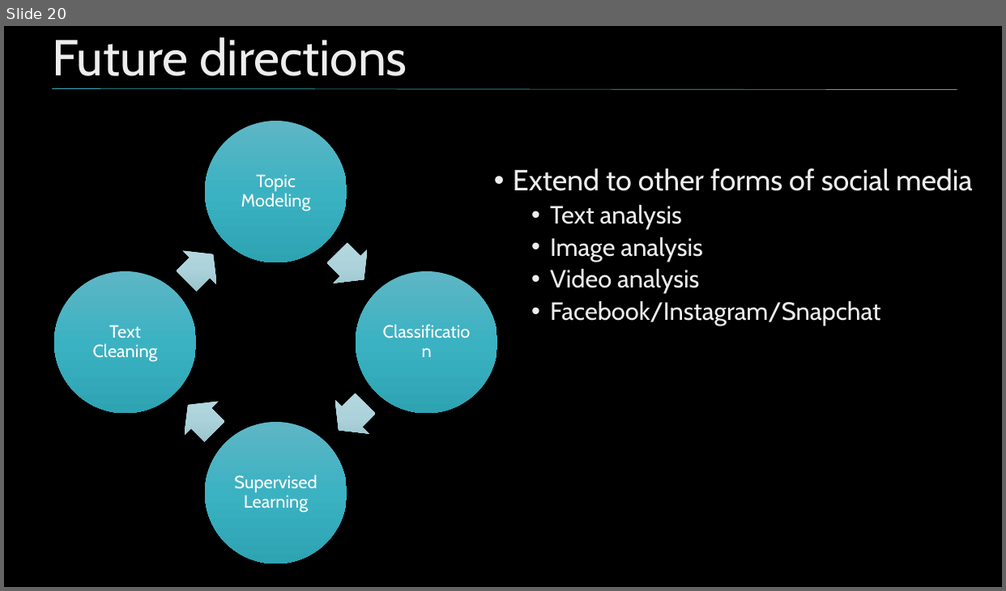
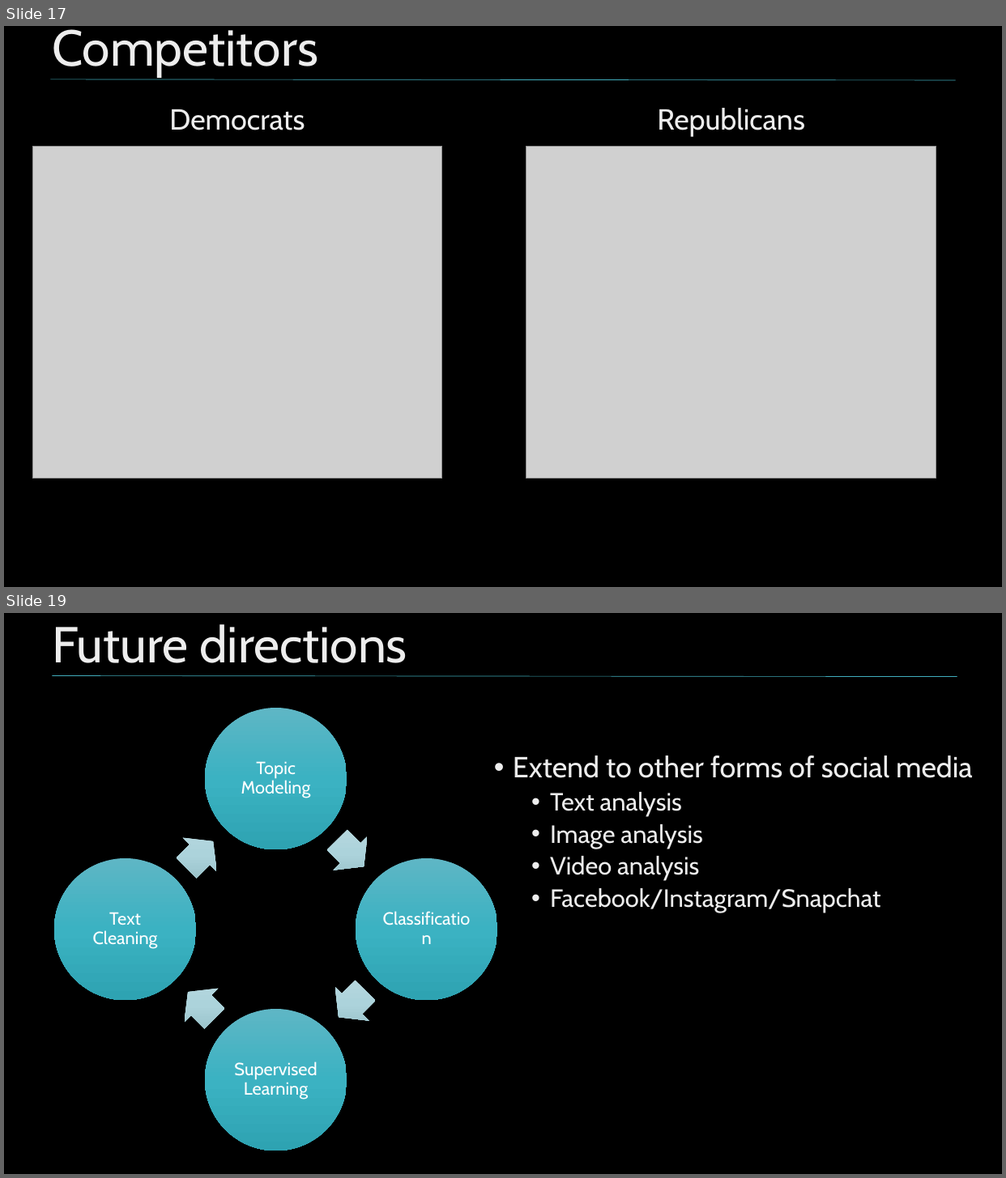
Before and after one commit to nycdatasci/bootcamp009_project, a slide deck: Project4-Capstone/MHD_Capstone/MHD_Twitter_Clustering.pptx. Shown one above the other, each under a label of ours: slide 20 before the commit, slides 17 and 19 after it; the slides between them are not shown. The pictures are 1006x591 and 1006x1178 pixels, drawn with LibreOffice and Linux fonts; fonts in the diff are those of the drawing; grey boxes stand for pictures; background and template pictures are left out. Boxes give left, top, right and bottom in pixels: in the first picture for what was removed or moved away, otherwise in the second. Text is boxed around its words. In the diff, an @@ line names an element or a change of style, - is before the commit and + after.

```diff
--- a/Project4-Capstone/MHD_Capstone/MHD_Twitter_Clustering.pptx
+++ b/Project4-Capstone/MHD_Capstone/MHD_Twitter_Clustering.pptx
@@ slide 17 added at <box>4,26,1002,587</box>, background picture (left out) @@
@@ title added at <box>52,29,317,78</box>, 48.6 pt, text gradient #BFBFBF to #EDEDED to #FFFFFF @@
+Competitors
@@ line added from (50, 79) to (956, 80), #41AEBD 0.5 pt @@
@@ text added at <box>169,109,305,130</box>, 28 pt, text gradient #BFBFBF to #EDEDED to #FFFFFF @@
+Democrats
@@ text added at <box>657,108,805,137</box>, 28 pt, text gradient #BFBFBF to #EDEDED to #FFFFFF @@
+Republicans
@@ picture added at <box>32,146,442,478</box> @@
@@ picture added at <box>526,146,936,478</box> @@
@@ what was slide 20 is now slide 19 @@
```
Also in this commit, not shown: 3 slides changed, 3 other slides added, 5 slides removed, 1 other file.
